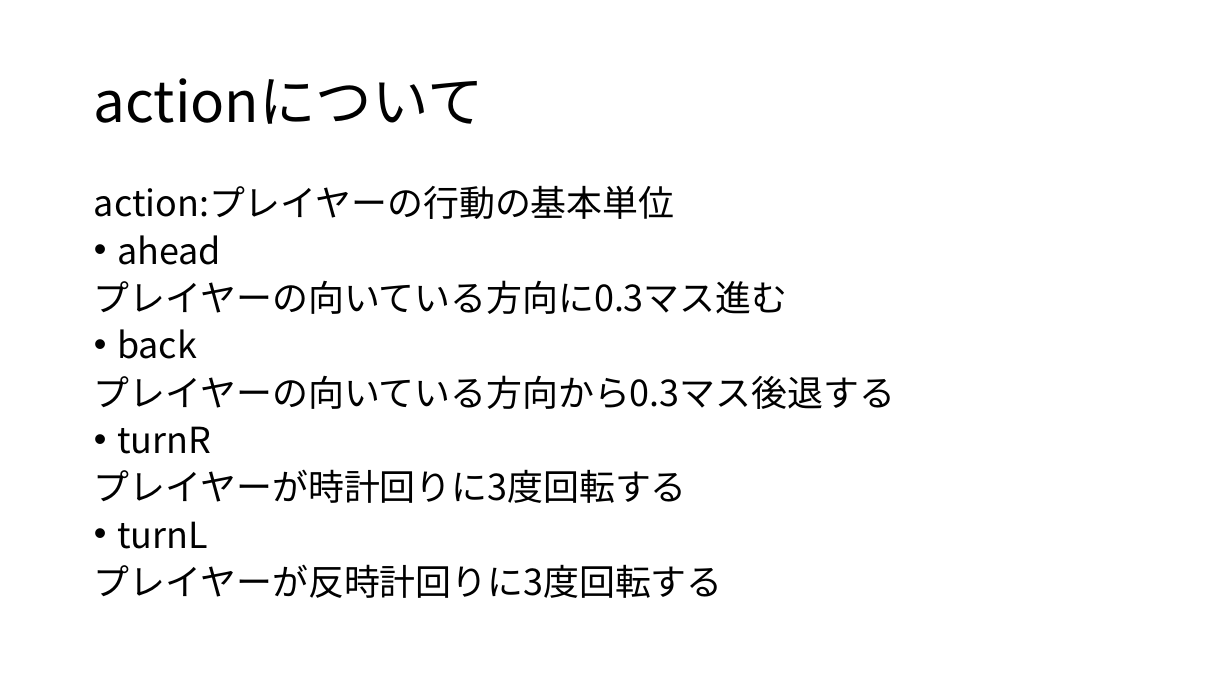
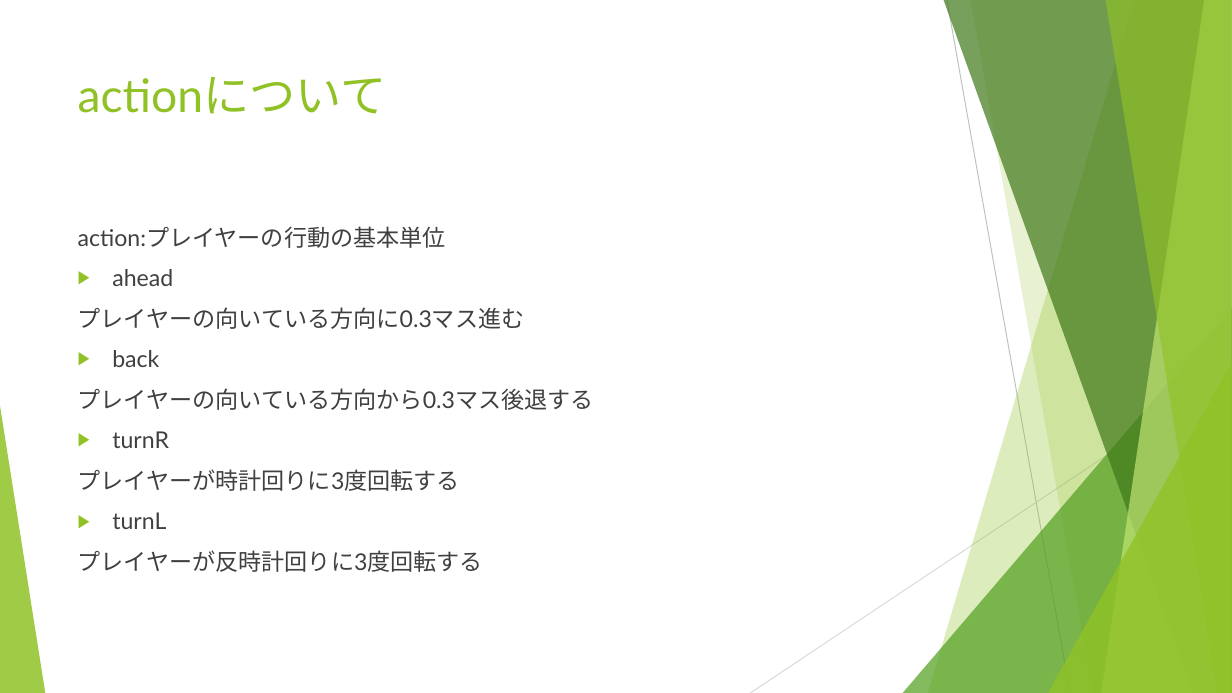
Before and after one commit to Rashoru-Infinity/advanced_1a_screen_saver, a slide deck: slide 7 of presentation.pptx. Drawn at 1232x693 pixels with LibreOffice and Linux fonts; fonts in the diff are those of the drawing. Boxes give left, top, right and bottom in pixels: in the first picture for what was removed or moved away, otherwise in the second. Text is boxed around its words. In the diff, an @@ line names an element or a change of style, - is before the commit and + after.

```diff
--- a/presentation.pptx
+++ b/presentation.pptx
@@ title "actionについて": place and size @@
-title "actionについて" at box(94, 78, 484, 124)
+title "actionについて" at box(78, 77, 387, 114)
@@ title "actionについて" at box(78, 77, 387, 114): size 44 to 36 pt, font Noto Sans CJK JP to Lato, text colour #000000 to #90C226; line spacing 0.9 to 1; vertical alignment middle to top @@
@@ text "action:プレイヤーの行動の基本単位": place and size @@
-text "action:プレイヤーの行動の基本単位" at box(94, 185, 895, 598)
+text "action:プレイヤーの行動の基本単位" at box(78, 226, 594, 572)
@@ text "action:プレイヤーの行動の基本単位" at box(78, 226, 594, 572): size 28 to 18 pt, font Noto Sans CJK JP to Lato, text colour #000000 to #404040; line spacing 0.8 to 1; bullet • to ▶ @@
@@ group added at box(0, 0, 1232, 693): 5 freeform shapes, 3 triangles, 2 lines @@
```
Also in this commit, not shown: 7 other slides changed, 3 slides added, 2 slides removed, 2 other files.
